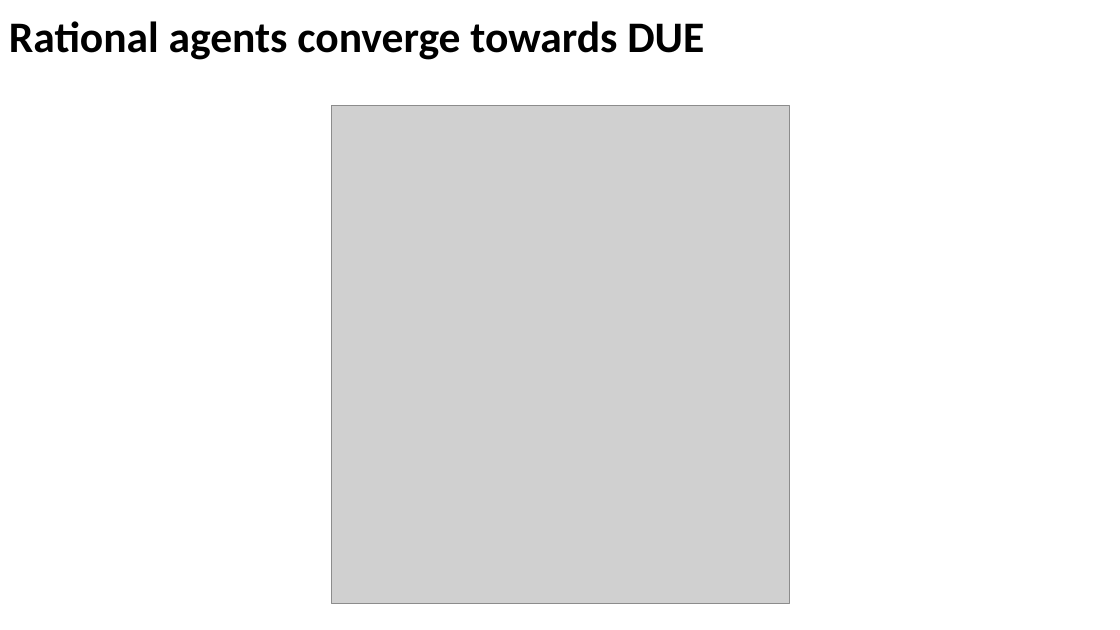
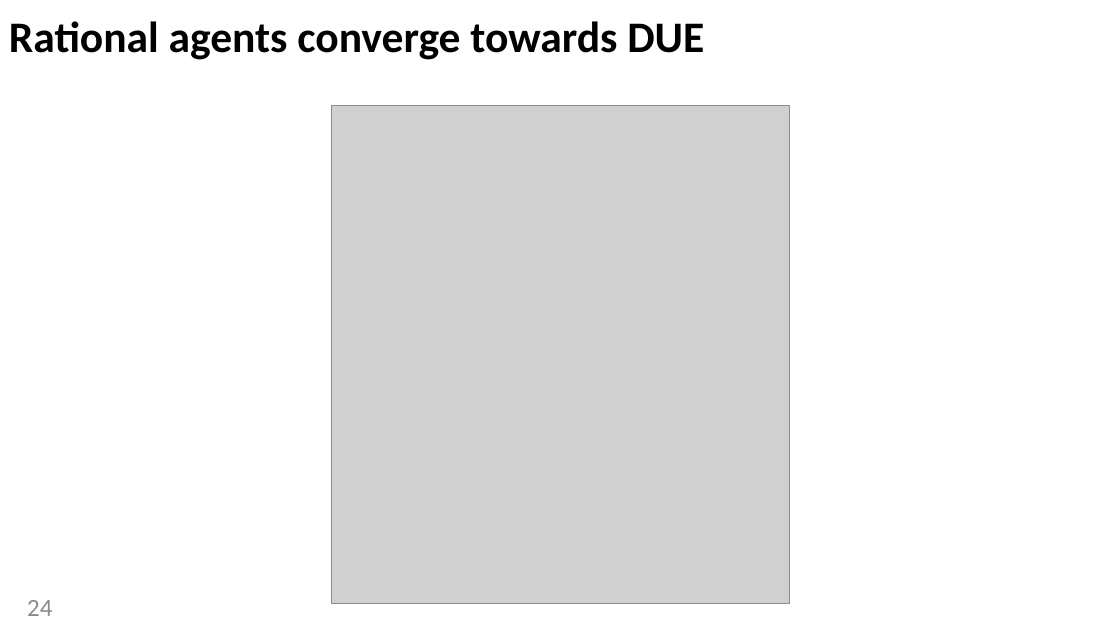
Before and after one commit to MiguelDonado/TFM_TraSIrr, a slide deck: slide 24 of presentation/Thesis_Defense.pptx (slide 14 before the commit). Drawn at 1120x630 pixels with LibreOffice and Linux fonts; fonts in the diff are those of the drawing; grey boxes stand for pictures. Boxes give left, top, right and bottom in pixels: in the first picture for what was removed or moved away, otherwise in the second. Text is boxed around its words. In the diff, an @@ line names an element or a change of style, - is before the commit and + after.

```diff
--- a/presentation/Thesis_Defense.pptx
+++ b/presentation/Thesis_Defense.pptx
@@ page number added at bbox=[27, 600, 52, 616], 16 pt, text #8C8C8C @@
+24
```
Also in this commit, not shown: 19 other slides changed, 26 slides added, 4 slides removed, 11 other files.
